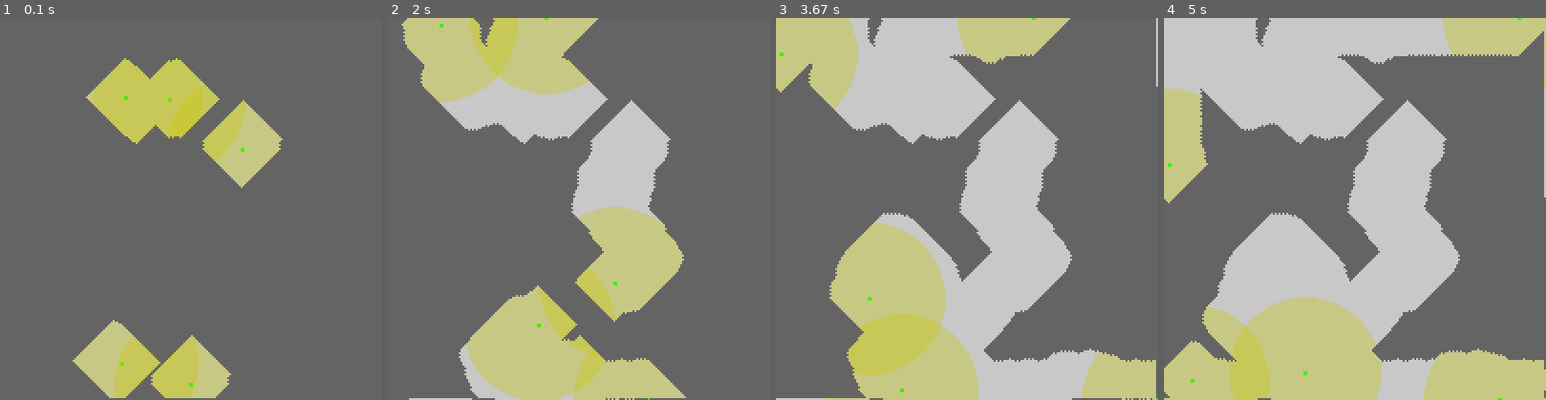
Above: before the commit, frames 1-4 (left to right).
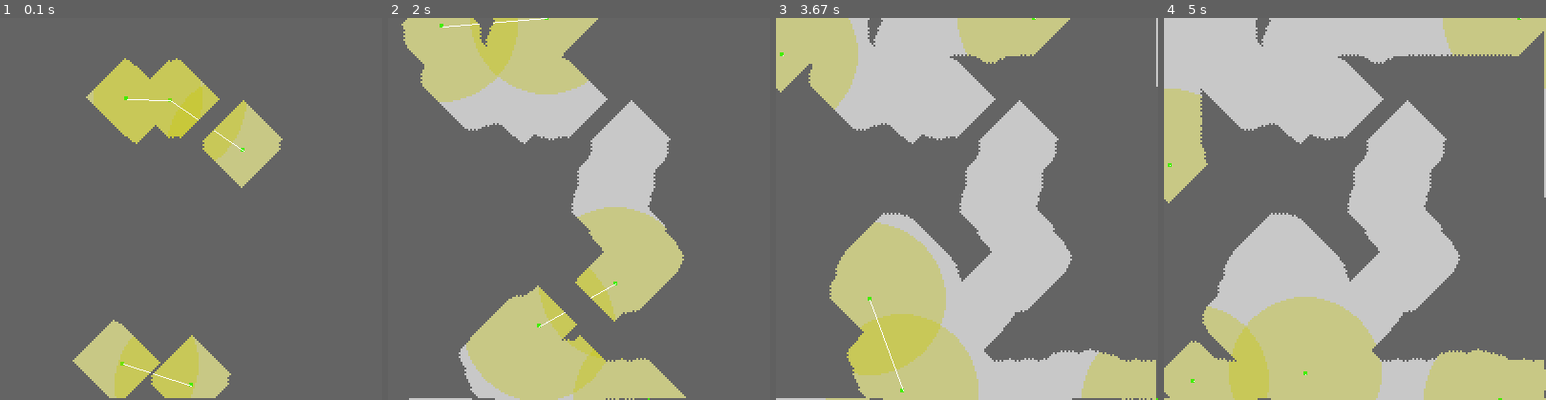
Above: after the commit, the same moments.

Repository: R1leMargoulin/RAPID
Game: pygame game, started from examples/program_examples/simulation_example.py
Same seed, same stepped clock (60 frames per second), same inputs: the game is played once before the commit and once after it.
Inputs:
- Up to frame 1 (0.1 s): no input
- Up to frame 2 (2 s): no input
- Up to frame 3 (3.67 s): no input
- Up to frame 4 (5 s): tap Enter at 4.83 s

The runs differ from the first frame. In frame 1, 0.1% of the frame differs, in the area x 32-64%, y 21-97%; in frame 2, 0.1%; in frame 3, less than 0.1%; in frame 4, less than 0.1%.

Commit message:
limited com : updae of com neighboring : OK

Diff:
--- a/RAPID/Agents.py
+++ b/RAPID/Agents.py
@@ -11,10 +11,9 @@
 import logging
 # from mergedeep import merge
 
-COMMUNICATION_MODE_LIST = ["blackboard", "limited"]
 
 class Robot(Sprite):
-    def __init__(self, env:Environment, robot_id:int, size, color, init_transform = (0, 0, 0), max_speed = (2,2,2), vision_range=20, communication_mode="blackboard", communication_range = 40):#TODO rendre abstrait
+    def __init__(self, env:Environment, robot_id:int, size, color, init_transform = (0, 0, 0), max_speed = (2,2,2), vision_range=20, communication_range = 40):#TODO rendre abstrait
         """
         Robot class are our agents representing robots.
 
@@ -29,9 +28,6 @@
             - w:float = w rotation in radian around the z axis (yaw).
         - max_speed:(float,float,float) 2d transform representation of the maximum speeds for all components.
         - vision range:int = distance a robot can sense to
-        - communication_mode:str = method of communication in ["blackboard", "limited"] :
-            - "blackboard" : all robots share a blackboard in the environment, the knowledge is centralized on this blackboard
-            - "limited":  Robots cannot share information on the blackboard, they need to keep their own belief of the environment state and share it with other robots when possible
         - communication_range:int =  when communication is limited, the robot can share information within robots in the communication radius.
         """
         super().__init__()
@@ -53,7 +49,7 @@
         self.vision_range = vision_range
 
         #communication
-        self.communication_mode = communication_mode
+        self.communication_mode = self.env.communication_mode
         self.communication_range = communication_range
 
 
@@ -71,11 +67,6 @@
         self.path_to_target = None
 
         self.behavior_space = [] # To fill in the init of child classes
-
-        # handling of the communication mode string
-        if communication_mode not in COMMUNICATION_MODE_LIST:
-            logging.error(f"unknown communication mode for robot {self.robot_id}.\n list of available communication mode : {COMMUNICATION_MODE_LIST}")
-            exit()
 
         #init of communication method and of the environment knowledge/beliefs
         if self.communication_mode == "blackboard":
@@ -106,6 +97,8 @@
             circle(halo_image, (200,200,0, 85), (self.communication_range, self.communication_range), self.communication_range)
 
             self.communication_halo.image = halo_image
+
+            self.connected_robots = []
 
             #pygame.draw.circle(shape_surf, color, (radius, radius), radius)
 
@@ -246,7 +239,7 @@
 class Ground(Robot):
 
     def __init__(self, env, robot_id, size = 1, color = (0, 255, 0), init_transform = (0,0,0), max_speed = (1.0,0.0,1.5),vision_range=20, communication_mode="blackboard", communication_range = 40, behavior_to_use = "random"):
-        super().__init__(env, robot_id, size, color, init_transform= init_transform, max_speed=max_speed, communication_mode=communication_mode, communication_range=communication_range)
+        super().__init__(env, robot_id, size, color, init_transform= init_transform, max_speed=max_speed, communication_range=communication_range)
         self.behavior_space = ["random", "target_djikstra", "nearest_frontier"]
 
         #handle behavior space string
--- a/RAPID/Environment.py
+++ b/RAPID/Environment.py
@@ -12,10 +12,11 @@
 import logging
 import time
 
+COMMUNICATION_MODE_LIST = ["blackboard", "limited"]
 
 
 class Environment():
-    def __init__(self, render = True, width:int=100, height:int=100, background_color = (200,200,200), caption = f'simulation', env_image:Image.Image = None, full_knowledge:bool=True, limit_of_steps=None, scaling_factor:int=1):
+    def __init__(self, render = True, width:int=100, height:int=100, background_color = (200,200,200), caption = f'RAPID', env_image:Image.Image = None, full_knowledge:bool=True, limit_of_steps=None, scaling_factor:int=1, communication_mode="blackboard"):
         """
         Environment Class represents the environment in which the agents are evolving, the user should add agents with the add_agent method before runing the env with the env one.\\
         Params :
@@ -28,6 +29,9 @@
         - full_knowledge:bool = the agent gets a copy of the whole environment in it's own memory or in blackboard if there is one.
         - limit_of_steps:int = step limitation in which the agent should reach it's goal.
         - scaling_factor:int = the display (display only) size of the screen is multiply by the scaling factor.
+        - communication_mode:str = method of communication in ["blackboard", "limited"] :
+            - "blackboard" : all robots share a blackboard in the environment, the knowledge is centralized on this blackboard
+            - "limited":  Robots cannot share information on the blackboard, they need to keep their own belief of the environment state and share it with other robots when possible
         """
         self.render = render
 
@@ -50,6 +54,8 @@
         self.full_knowledge= full_knowledge
 
         self.limit_of_steps = limit_of_steps
+
+        self.communication_mode = communication_mode
 
 
         if(env_image):
@@ -67,10 +73,13 @@
                 self.screen = None
 
 
-
-
         self.obstacles_group = pygame.sprite.Group(self.obstacles)
         self.agent_group = pygame.sprite.Group()
+
+        # handling of the communication mode string
+        if self.communication_mode not in COMMUNICATION_MODE_LIST:
+            logging.error(f"unknown communication mode for robot {self.robot_id}.\n list of available communication mode : {COMMUNICATION_MODE_LIST}")
+            exit()
 
         if self.render:
             pygame.display.set_caption(caption)
@@ -128,6 +137,10 @@
             print(f"Goal reached in {self.step} steps!")
             self.running = False
 
+        if self.communication_mode == "limited":
+            self.limited_communication_update()
+
+
     def add_agent(self, agent):
         self.agents.append(agent)
         self.agent_group.add(self.agents[-1])
@@ -163,19 +176,40 @@
         return False
 
     def limited_communication_update(self):
+        """
+        Available only with "limited" communication mode.
+        """
         potential_links_dict = {} #in this dict, we'll append all unidirectional links : if agent B is in the com range of agent A, then the link A->B is created.
         for a in self.agents :
-            potential_links_dict.update({a:[]})
+            a.connected_robots = [] #reset of the list of connected robots for the agent.
+            potential_links_dict.update({str(a.robot_id):[]})
             in_range = spritecollide(a.communication_halo, self.agent_group, False, collide_circle) #we detect collision between communication_halo and other agents
             for robot in in_range:
-                potential_links_dict[a].append(robot.robot_id) #we append the robot if it's in range, the link A->B is created.
-
-        #TODO check for communication reciprocity and create links between robots.
+                potential_links_dict[str(a.robot_id)].append(str(robot.robot_id)) #we append the robot if it's in range, the link A->B is created.
+
+        #for each agent if it has a connexion, we'll check the reciprocity of it.
+        for agent in self.agents:
+            for link in potential_links_dict[str(agent.robot_id)]:
+                if str(agent.robot_id) in potential_links_dict[link] : #if reciprocity
+                    #TODO CREATE ACTUAL LINK
+                    #find the linked robot and append the loop robot to it.
+                    for r in self.agents:
+                        if str(r.robot_id) == link:
+                            r.connected_robots.append(agent) #append mutually the robots in their connected robot list
+                            agent.connected_robots.append(r)
+                            break
+                    potential_links_dict[link].remove(str(agent.robot_id)) #we remove the agent in the other agent's list in order to avoid double links.
+
+        #TODO if render, draw a line between connected robots.
+        if self.render:
+            for a in self.agents:
+                for cr in a.connected_robots:
+                    pygame.draw.line(self.screen, (255, 255, 255), (a.transform.x * self.scaling_factor, a.transform.y * self.scaling_factor), (cr.transform.x * self.scaling_factor, cr.transform.y * self.scaling_factor))
         pass
 
 
 class TargetPointEnvironment(Environment):
-    def __init__(self, render = True, width = 100, height = 100, background_color=(200, 200, 200), caption=f'simulation_target_point', env_image = None, limit_of_steps = None, scaling_factor:int=1, target_point:tuple[int,int]=None, amount_of_agents_goal=1):
+    def __init__(self, render = True, width = 100, height = 100, background_color=(200, 200, 200), caption=f'simulation_target_point', env_image = None, limit_of_steps = None, scaling_factor:int=1, communication_mode="blackboard", target_point:tuple[int,int]=None, amount_of_agents_goal=1):
         """"
         Environment Class represents the environment in which the agents are evolving, the user should add agents with the add_agent method before runing the env with the env one.\\
         In this Environment, the Agents has to reach a target point in order to complete the mission.
@@ -189,11 +223,14 @@
         - full_knowledge:bool = the agent gets a copy of the whole environment in it's own memory or in blackboard if there is one.
         - limit_of_steps:int = step limitation in which the agent should reach it's goal.
         - scaling_factor:int = the display (display only) size of the screen is multiply by the scaling factor.
+        - communication_mode:str = method of communication in ["blackboard", "limited"] :
+            - "blackboard" : all robots share a blackboard in the environment, the knowledge is centralized on this blackboard
+            - "limited":  Robots cannot share information on the blackboard, they need to keep their own belief of the environment state and share it with other robots when possible
         - target_point:tuple:(int,int) (default : random) : target points that has to be reached by agents
         - amount_of_agents:int (default : 1) : amount of agents that needs to reach the point in order to complete the mission.
         """
 
-        super().__init__(render, width, height, background_color, caption, env_image, limit_of_steps=limit_of_steps, scaling_factor=scaling_factor)
+        super().__init__(render, width, height, background_color, caption, env_image, limit_of_steps=limit_of_steps, scaling_factor=scaling_factor, communication_mode=communication_mode)
         self.interest_points.update({"target_points":[]})
         if target_point :
             self.init_target_point(x=target_point[0], y=target_point[1])
@@ -233,7 +270,7 @@
             return False
 
 class ExplorationEnvironment(Environment):
-    def __init__(self, render = True, width = 100, height = 100, background_color=(200, 200, 200), caption=f'simulation', env_image = None, full_knowledge = False, limit_of_steps=None, scaling_factor:int=1):
+    def __init__(self, render = True, width = 100, height = 100, background_color=(200, 200, 200), caption=f'simulation', env_image = None, full_knowledge = False, limit_of_steps=None, scaling_factor:int=1, communication_mode="blackboard"):
         """
         ExplorationEnvironment Class represents the environment in which the agents are evolving, the user should add agents with the add_agent method before runing the env with the env one.\\
         in this class, there is an exploration map matrix, full of zeros at the beginning of the simulation the goal for agents is to explore all the environment, simulation ends when the matrix is 99% of 1(representing explored cells)\\
@@ -249,8 +286,11 @@
         - full_knowledge:bool = the agent gets a copy of the whole environment in it's own memory or in blackboard if there is one.
         - limit_of_steps:int = step limitation in which the agent should reach it's goal.
         - scaling_factor:int = the display (display only) size of the screen is multiply by the scaling factor.
-        """
-        super().__init__(render, width, height, background_color, caption, env_image, full_knowledge, limit_of_steps, scaling_factor)
+        - communication_mode:str = method of communication in ["blackboard", "limited"] :
+            - "blackboard" : all robots share a blackboard in the environment, the knowledge is centralized on this blackboard
+            - "limited":  Robots cannot share information on the blackboard, they need to keep their own belief of the environment state and share it with other robots when possible
+        """
+        super().__init__(render, width, height, background_color, caption, env_image, full_knowledge, limit_of_steps, scaling_factor, communication_mode=communication_mode)
         #TODO : initier et placer la fog en interest point
         exp_map = np.zeros((self.width, self.height))
         self.interest_points.update({"exploration_map":exp_map})
--- a/examples/program_examples/simulation_example.py
+++ b/examples/program_examples/simulation_example.py
@@ -26,7 +26,7 @@
 
     #env = TargetPointEnvironment(background_color= BACKGROUND_COLOR, env_image=img, amount_of_agents_goal=2, scaling_factor=2)
     #env = ExplorationEnvironment(render= True, background_color= BACKGROUND_COLOR, env_image=img, full_knowledge=False, scaling_factor=4)
-    env = ExplorationEnvironment(width=SCREEN_WIDTH, height=SCREEN_HEIGHT, background_color= BACKGROUND_COLOR, full_knowledge=False, scaling_factor=2)
+    env = ExplorationEnvironment(width=SCREEN_WIDTH, height=SCREEN_HEIGHT, background_color= BACKGROUND_COLOR, full_knowledge=False, scaling_factor=2, communication_mode="limited")
 
 
     for i in range(NB_GROUND_AGENTS):
@@ -40,7 +40,6 @@
                                     init_transform=init_pos,
                                     max_speed=(2,0,0.5),
                                     behavior_to_use="random", #change to target_djikstra with a target point env.
-                                    communication_mode="limited",    #change to limited with the target_djikstra behavior.
                                 ))
 
 
